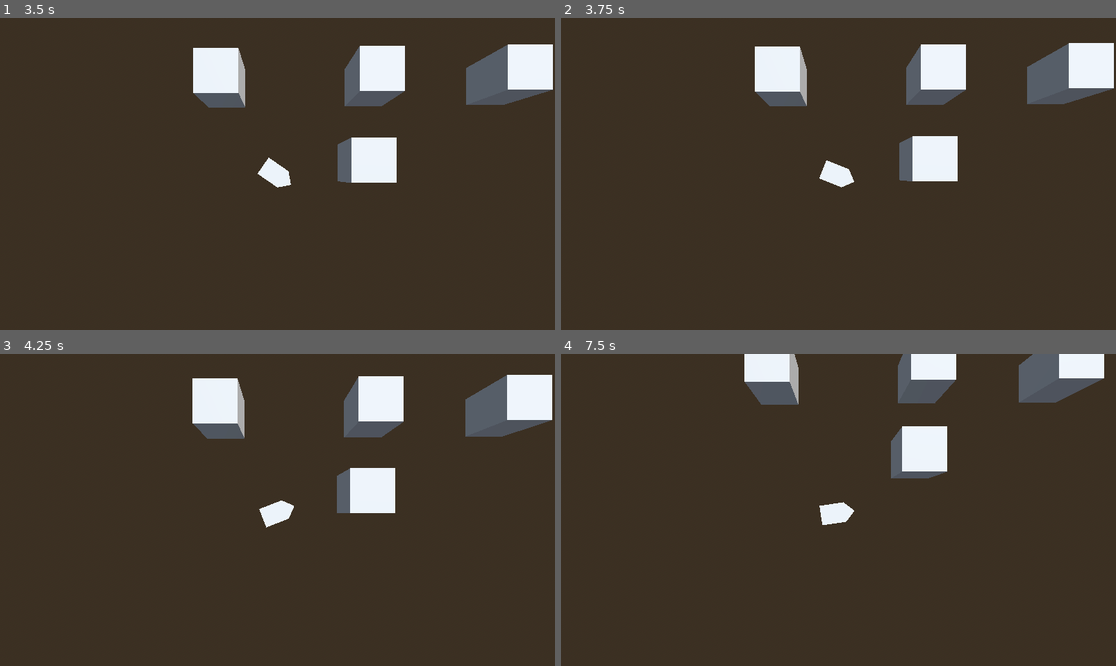
Above: before the commit, frames 1-4 (two rows, left to right).
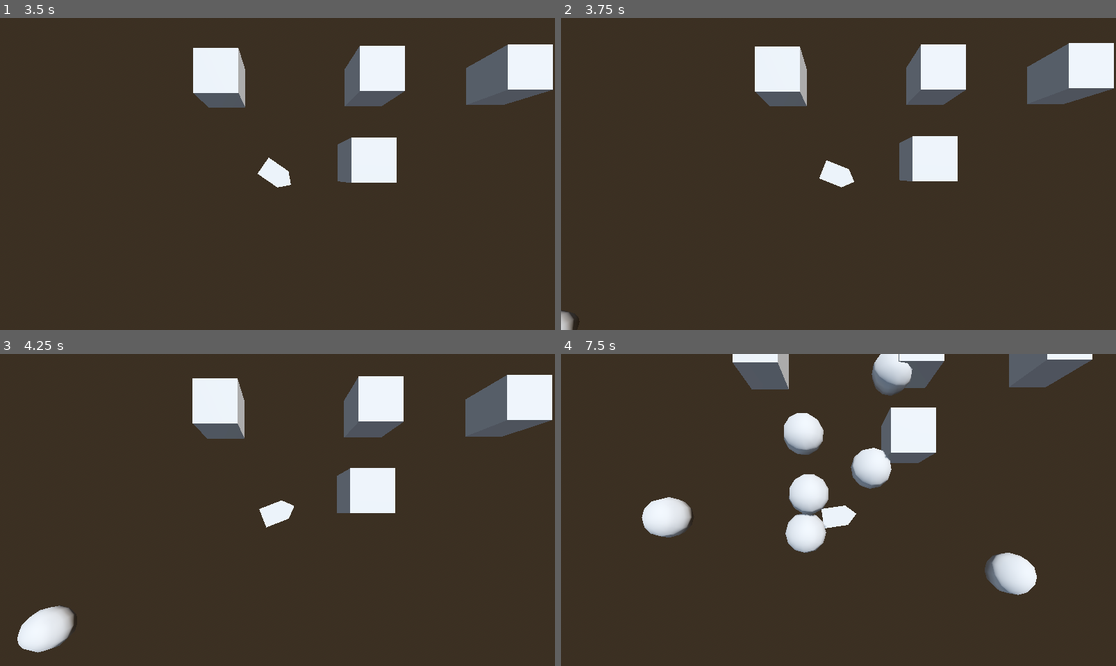
Above: after the commit, the same moments.

Repository: TheiaB/propaganda-asteroids
Game: Godot game, scene res://scenes/game.tscn
Two runs of this game, one before a commit and one after it. Both use one fixed random seed, a clock stepped at 60 frames per second and the inputs below.
Inputs:
- Up to frame 1 (3.5 s): tap Enter at 0.5 s; hold D (right) 0.53-1.28 s; tap S (break) at 0.6, 2.85 s; hold A (left) 1.28-2.03 s; tap W (gas) at 1.35 s; hold D (right) from 2.03 s (still down); tap J (shoot) at 2.1 s
- Up to frame 2 (3.75 s): release D (right) at 3.53 s; hold A (left) from 3.53 s (still down); tap W (gas) at 3.6 s
- Up to frame 3 (4.25 s): keep holding A (left)
- Up to frame 4 (7.5 s): tap one key every 0.75 s from 4.35 s: J (shoot) S (break) W (gas) J (shoot) S (break); release A (left) at 5.78 s; hold D (right) from 5.78 s (still down)

Frame 1 is identical in both runs. In frame 2, 0.1% of the frame differs, in the area x 0-3%, y 93-100%; in frame 3, 1.1%; in frame 4, 11%, in the area x 14-98%, y 0-78%.

Commit message:
Merge shooting with Asteroids

Diff:
--- a/project.godot
+++ b/project.godot
@@ -48,3 +48,7 @@
 3d_physics/layer_2="Ship"
 3d_physics/layer_3="Astroid"
 3d_physics/layer_4="Bullet"
+
+[physics]
+
+3d/default_gravity_vector=Vector3(0, 0, 0)
--- /dev/null
+++ b/rigid_body_3d.gd
@@ -0,0 +1,11 @@
+extends RigidBody3D
+
+
+# Called when the node enters the scene tree for the first time.
+func _ready() -> void:
+	pass # Replace with function body.
+
+
+# Called every frame. 'delta' is the elapsed time since the previous frame.
+func _process(delta: float) -> void:
+	pass
--- /dev/null
+++ b/scenes/asteroid.tscn
@@ -0,0 +1,24 @@
+[gd_scene load_steps=4 format=3 uid="uid://dxb46wibjrce3"]
+
+[ext_resource type="Script" uid="uid://bxh6oltf5uiv6" path="res://scripts/asteroid.gd" id="1_akfqu"]
+
+[sub_resource type="PhysicsMaterial" id="PhysicsMaterial_akfqu"]
+friction = 0.5
+bounce = 0.2
+
+[sub_resource type="SphereShape3D" id="SphereShape3D_0md28"]
+
+[node name="Asteroid" type="RigidBody3D"]
+mass = 71.966
+physics_material_override = SubResource("PhysicsMaterial_akfqu")
+gravity_scale = 0.0
+script = ExtResource("1_akfqu")
+
+[node name="CSGSphere3D" type="CSGSphere3D" parent="."]
+
+[node name="CollisionShape3D" type="CollisionShape3D" parent="."]
+shape = SubResource("SphereShape3D_0md28")
+
+[node name="VisibleOnScreenNotifier3D" type="VisibleOnScreenNotifier3D" parent="."]
+
+[connection signal="screen_exited" from="VisibleOnScreenNotifier3D" to="." method="_on_visible_on_screen_notifier_3d_screen_exited"]
--- /dev/null
+++ b/scenes/asteroid_manager.tscn
@@ -0,0 +1,6 @@
+[gd_scene load_steps=2 format=3 uid="uid://cyg2e5xslvje3"]
+
+[ext_resource type="Script" uid="uid://dtr1g4qyerv4l" path="res://scripts/asteroid_manager.gd" id="1_grk4n"]
+
+[node name="AsteroidManager" type="Node3D"]
+script = ExtResource("1_grk4n")
--- a/scenes/game.tscn
+++ b/scenes/game.tscn
@@ -1,9 +1,10 @@
-[gd_scene load_steps=9 format=3 uid="uid://cnotxnjbhrj4a"]
+[gd_scene load_steps=11 format=3 uid="uid://cnotxnjbhrj4a"]
 
 [ext_resource type="Script" uid="uid://dxicgx2v6rcda" path="res://scripts/game.gd" id="1_lnu2h"]
 [ext_resource type="Script" uid="uid://c3nebth5qx3wg" path="res://scripts/camera_3d.gd" id="1_yqjtg"]
 [ext_resource type="PackedScene" uid="uid://boprrp0xswaga" path="res://scenes/ship.tscn" id="2_lnu2h"]
 [ext_resource type="PackedScene" uid="uid://c4yiwtl77ahvj" path="res://scenes/example_astroid.tscn" id="4_lbhrr"]
+[ext_resource type="PackedScene" uid="uid://cyg2e5xslvje3" path="res://scenes/asteroid_manager.tscn" id="5_p57ef"]
 
 [sub_resource type="ProceduralSkyMaterial" id="ProceduralSkyMaterial_80nbo"]
 sky_horizon_color = Color(0.662243, 0.671743, 0.686743, 1)
@@ -18,7 +19,15 @@
 tonemap_mode = 2
 glow_enabled = true
 
+[sub_resource type="PhysicsMaterial" id="PhysicsMaterial_lbhrr"]
+friction = 0.0
+bounce = 1.0
+
 [sub_resource type="BoxShape3D" id="BoxShape3D_e2o6t"]
+
+[sub_resource type="PhysicsMaterial" id="PhysicsMaterial_iywne"]
+friction = 0.5
+bounce = 1.0
 
 [node name="Game" type="Node3D"]
 script = ExtResource("1_lnu2h")
@@ -45,6 +54,7 @@
 [node name="StaticBody3D4" type="StaticBody3D" parent="ForScale"]
 transform = Transform3D(1, 0, 0, 0, 1, 0, 0, 0, 1, 15.9383, 0, -2.10728)
 collision_mask = 3
+physics_material_override = SubResource("PhysicsMaterial_lbhrr")
 
 [node name="CSGBox3D" type="CSGBox3D" parent="ForScale/StaticBody3D4"]
 
@@ -53,6 +63,7 @@
 
 [node name="StaticBody3D5" type="StaticBody3D" parent="ForScale"]
 transform = Transform3D(1, 0, 0, 0, 1, 0, 0, 0, 1, 12.6606, 0, -2.07802)
+physics_material_override = SubResource("PhysicsMaterial_iywne")
 
 [node name="CSGBox3D" type="CSGBox3D" parent="ForScale/StaticBody3D5"]
 
@@ -97,3 +108,5 @@
 
 [node name="Astroid" parent="." instance=ExtResource("4_lbhrr")]
 transform = Transform3D(1, 0, 0, 0, 1, 0, 0, 0, 1, 2.2656, 0, 0)
+[node name="AsteroidManager" parent="." instance=ExtResource("5_p57ef")]
+target_path = NodePath("../Ship")
--- /dev/null
+++ b/scripts/asteroid.gd
@@ -0,0 +1,22 @@
+extends RigidBody3D
+
+var move_dir : Vector3 = Vector3.ZERO
+var speed = 100
+var ACCELERATION = 3.0
+
+# Called when the node enters the scene tree for the first time.
+func _ready() -> void:
+	#custom_integrator = true
+	linear_velocity = move_dir
+
+
+
+
+func _integrate_forces(state: PhysicsDirectBodyState3D) -> void:
+	#linear_velocity = move_dir
+	pass
+
+
+
+func _on_visible_on_screen_notifier_3d_screen_exited() -> void:
+	queue_free()
--- /dev/null
+++ b/scripts/asteroid_manager.gd
@@ -0,0 +1,60 @@
+extends Node3D
+
+@export var spawn_rate : float = 0.5
+var spawn_rate_left : float = 0
+
+@export var target_path : NodePath = ""
+var target : Node = null
+
+var asteroid_scene : PackedScene = preload("res://scenes/asteroid.tscn")
+var asteroid_speed : float = 5
+var spawn_distance_offset : float = 20
+
+func _ready() -> void:
+	randomize()
+	spawn_rate_left = spawn_rate
+	target = get_node_or_null(target_path)
+
+func _process(delta : float) -> void:
+	if target == null:
+		return
+
+	# If spawn_rate_left hits 0, then spawn an asteroid, and reset the timer.
+	if spawn_rate_left <= 0:
+		spawn_asteroid()
+		spawn_rate_left = spawn_rate
+
+	# If the spawn_rate_left is higher than 0, then decrement it.
+	if spawn_rate_left > 0:
+		spawn_rate_left -= delta
+
+func get_new_asteroid_position() -> Vector3:
+	var rand_ang: float = randf_range(0, 2 * PI)
+
+	# Use cosine and sine to get direction on the XZ-plane
+	var spawn_offset: Vector3 = Vector3(cos(rand_ang), 0, sin(rand_ang)) * spawn_distance_offset
+
+	# Replace this with your actual center in 3D world space
+	var center: Vector3 = Vector3(0, 0, 0)
+
+	var spawn_location: Vector3 = center + spawn_offset
+
+	return spawn_location
+
+func spawn_asteroid() -> void:
+	if target == null:
+		return
+
+	# Spawn the asteroid.
+	var asteroid : Node = asteroid_scene.instantiate()
+
+	# Find a random position to spawn the asteroid to.
+	asteroid.position = get_new_asteroid_position()
+
+	asteroid.speed = randf_range(2.0, 15)
+
+	# Set the asteroid move_dir towards target.
+	var offset : Vector3 = target.position - asteroid.position
+	asteroid.move_dir = offset.normalized() * asteroid_speed
+	# Add the asteroid to the scene.
+	add_sibling(asteroid)
Not shown, added: rigid_body_3d.gd.uid
Not shown, added: scripts/asteroid.gd.uid
Not shown, added: scripts/asteroid_manager.gd.uid
Not shown, added: .DS_Store
